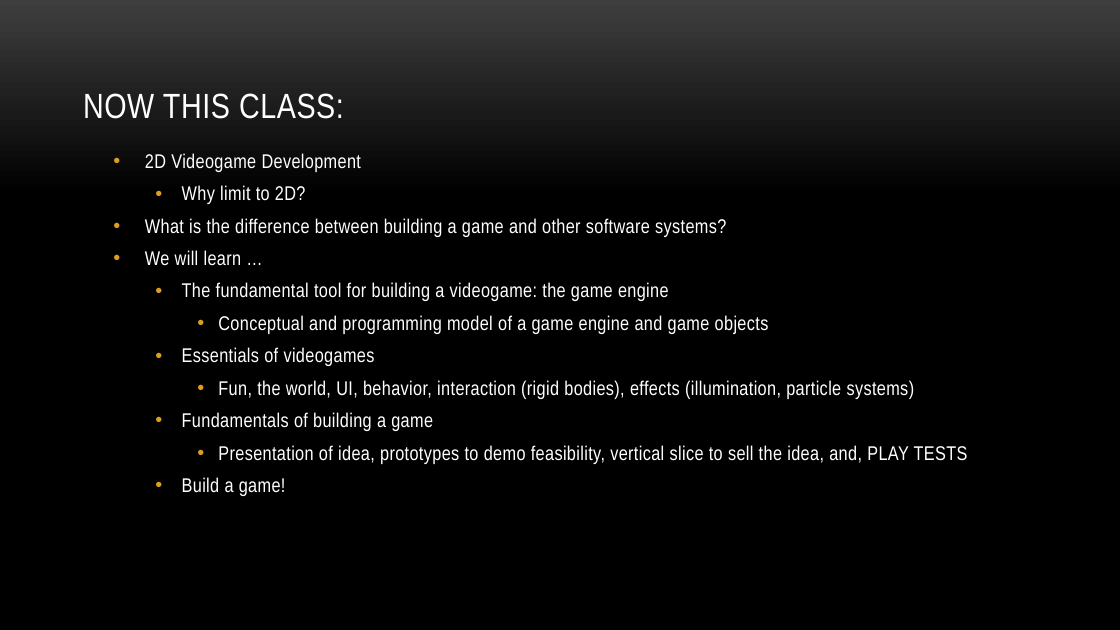
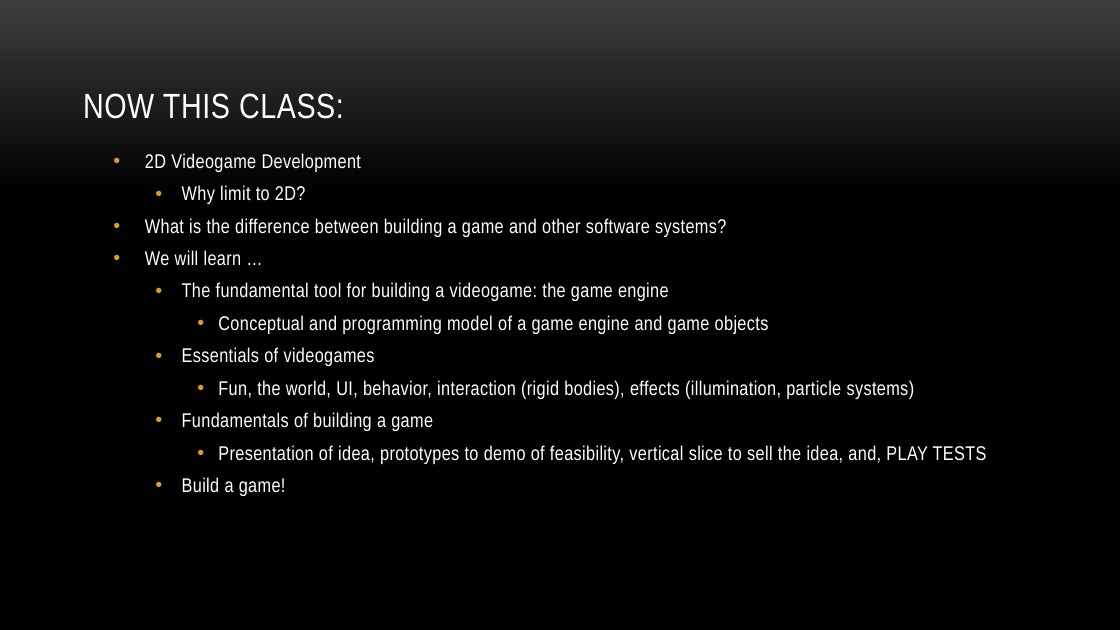
Before and after one commit to myuwbclasses/IntroGameDev-XJTU, a slide deck: slide 9 of PPT/Intro.pptx. Drawn at 1120x630 pixels with LibreOffice and Linux fonts; fonts in the diff are those of the drawing; background and template pictures are left out. Boxes give left, top, right and bottom in pixels: in the first picture for what was removed or moved away, otherwise in the second. Text is boxed around its words. In the diff, an @@ line names an element or a change of style, - is before the commit and + after.

Commit message:
Last update before class.

```diff
--- a/PPT/Intro.pptx
+++ b/PPT/Intro.pptx
@@ text at (218, 445, 987, 464): text changed @@
-    • Presentation of idea, prototypes to demo feasibility, vertical slice to sell the idea, and, PLAY TESTS
+    • Presentation of idea, prototypes to demo of feasibility, vertical slice to sell the idea, and, PLAY TESTS
```
Also in this commit, not shown: 3 other slides changed, 1 other file.
